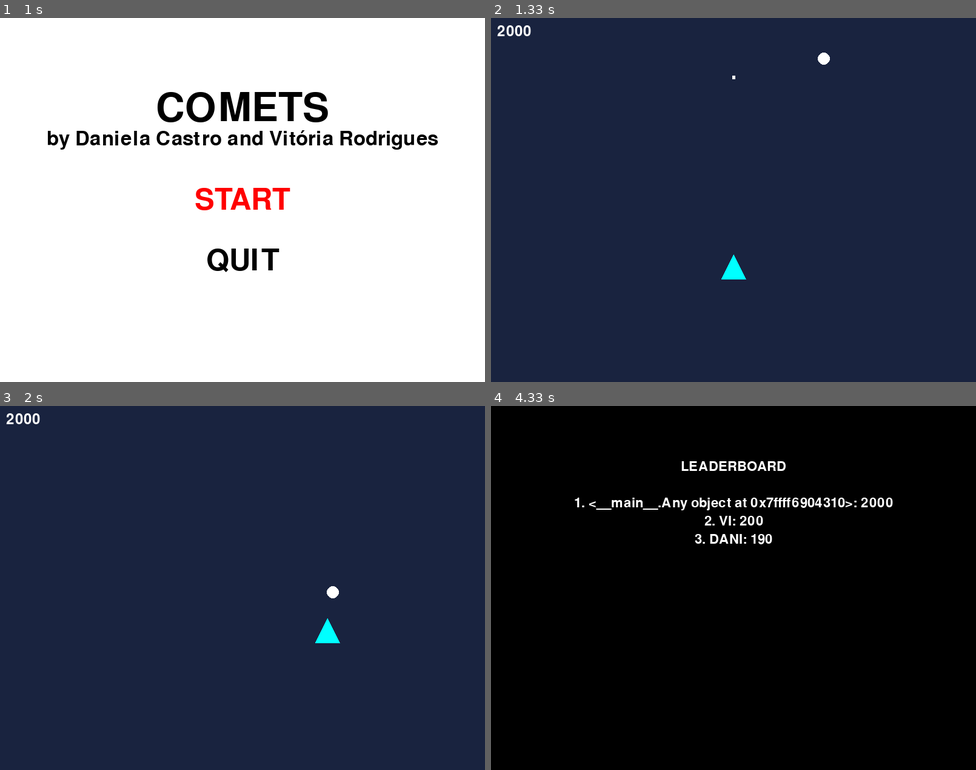
Above: before the commit, frames 1-4 (two rows, left to right).
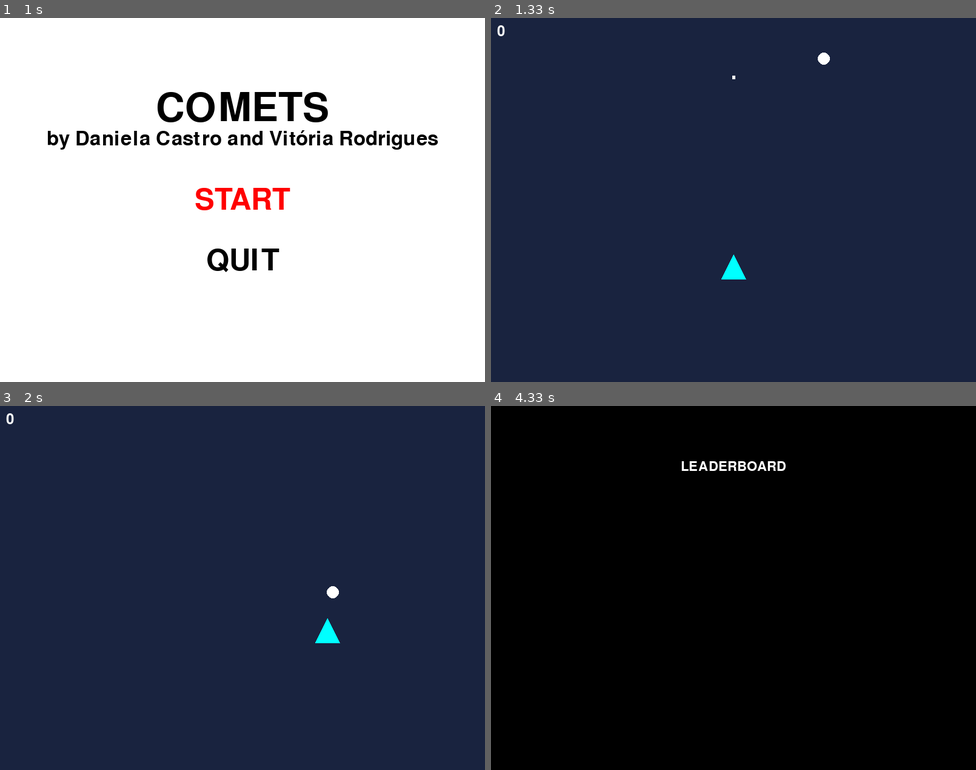
Above: after the commit, the same moments.

Repository: arbyun/Comets
Game: pygame game, started from main.py
Two runs of this game, one before a commit and one after it. Both use one fixed random seed, a clock stepped at 60 frames per second and the inputs below.
Inputs:
- Up to frame 1 (1 s): tap Enter at 0.33 s; tap Space at 0.67 s
- Up to frame 2 (1.33 s): hold Up from 1 s (still down)
- Up to frame 3 (2 s): release Up at 1.47 s; hold Right 1.5-1.97 s
- Up to frame 4 (4.33 s): hold Left 2-2.53 s

Frame 1 is identical in both runs. In frame 2, 0.1% of the frame differs, in the area x 1-9%, y 2-5%; in frame 3, 0.1%; in frame 4, 1.1%, in the area x 17-83%, y 25-38%.

Commit message:
corrigi um erro com a score

Diff:
--- a/main.py
+++ b/main.py
@@ -227,7 +227,7 @@
 max_comets = 1 + level
 clock = pygame.time.Clock()
 maingame = True
-score = 2000
+score = 0
 
 font = pygame.font.Font(None, 36)
 font_color = WHITE
